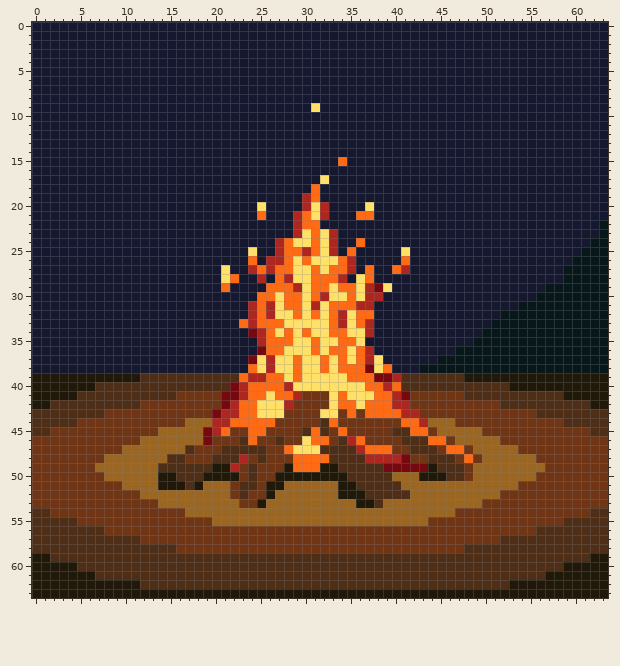
File history of a pixel-art sprite, img/20201126-lospecdaily.png. Above: the version before the commit.
The file is 64x64 pixels.
And afterwards:
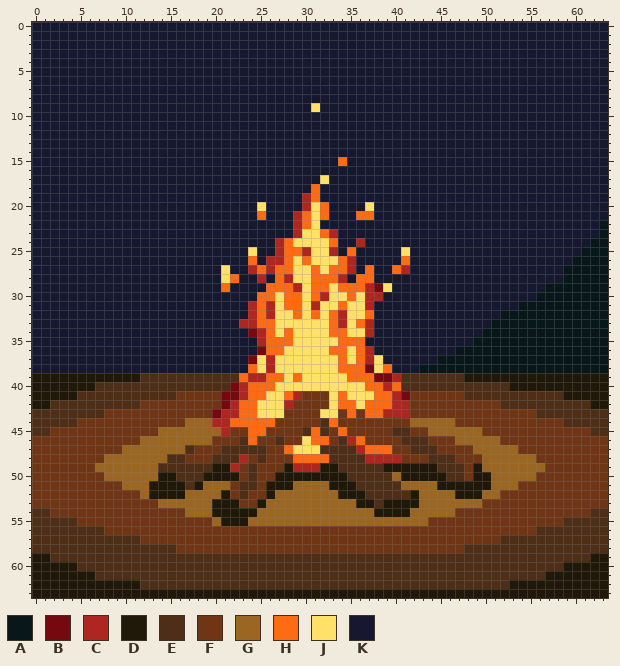
Palette (. is transparent): A #08181a  B #760810  C #ad261f  D #201808  E #4e2e17  F #6f3514  G #9b6621  H #ff6a14  J #ffe169  K #15182e
Commit message: Edit piece from November 26 2020
The edit:
{"y":20,"x":32,"old":"C","new":"H"}
{"y":21,"x":32,"old":"C","new":"H"}
{"y":22,"x":31,"old":"H","new":"J"}
{"y":23,"x":31,"old":"HJ","new":"JH"}
{"y":24,"x":31,"old":"H","new":"J"}
{"y":24,"x":33,"old":"C","new":"H"}
{"y":24,"x":36,"old":"H","new":"C"}
{"y":25,"x":31,"old":"H","new":"J"}
{"y":28,"x":36,"old":"J","new":"H"}
{"y":29,"x":36,"old":"J","new":"H"}
{"y":31,"x":33,"old":"H","new":"J"}
{"y":31,"x":35,"old":"HC","new":"JJ"}
{"y":32,"x":36,"old":"H","new":"J"}
{"y":33,"x":23,"old":"H","new":"C"}
{"y":33,"x":27,"old":"H","new":"J"}
{"y":34,"x":30,"old":"H","new":"J"}
{"y":35,"x":31,"old":"H","new":"J"}
{"y":35,"x":36,"old":"J","new":"H"}
{"y":36,"x":31,"old":"H","new":"J"}
{"y":37,"x":29,"old":"H","new":"J"}
{"y":37,"x":32,"old":"H","new":"J"}
{"y":38,"x":29,"old":"H","new":"J"}
{"y":38,"x":32,"old":"H","new":"J"}
{"y":40,"x":27,"old":"HC","new":"JJ"}
{"y":41,"x":27,"old":"H","new":"J"}
{"y":43,"x":39,"old":"HH","new":"CC"}
{"y":43,"x":42,"old":"C","new":"F"}
{"y":44,"x":41,"old":"HHC","new":"FGG"}
{"y":45,"x":19,"old":"BCH","new":"GGC"}
{"y":45,"x":42,"old":"HHF","new":"FFG"}
{"y":46,"x":19,"old":"B","new":"G"}
{"y":46,"x":44,"old":"HH","new":"FF"}
{"y":47,"x":46,"old":"HH","new":"FF"}
{"y":48,"x":41,"old":"B","new":"F"}
{"y":48,"x":48,"old":"H","new":"F"}
{"y":49,"x":29,"old":"HHH","new":"CCC"}
{"y":49,"x":39,"old":"BBBBB","new":"DDDDD"}
{"y":49,"x":49,"old":"G","new":"D"}
{"y":50,"x":41,"old":"GG","new":"DD"}
{"y":50,"x":49,"old":"GG","new":"DD"}
{"y":51,"x":13,"old":"G","new":"D"}
{"y":51,"x":28,"old":"G","new":"D"}
{"y":51,"x":33,"old":"G","new":"D"}
{"y":51,"x":45,"old":"GGGGGG","new":"DDDDDD"}
{"y":52,"x":13,"old":"GGGG","new":"DDDD"}
{"y":52,"x":21,"old":"G","new":"D"}
{"y":52,"x":42,"old":"G","new":"D"}
{"y":52,"x":47,"old":"GGG","new":"DDD"}
{"y":53,"x":20,"old":"GGG","new":"DDD"}
{"y":53,"x":39,"old":"GGGG","new":"DDDD"}
{"y":54,"x":20,"old":"GGGGG","new":"DDDDD"}
{"y":54,"x":38,"old":"GGGG","new":"DDDD"}
{"y":55,"x":21,"old":"GGG","new":"DDD"}
